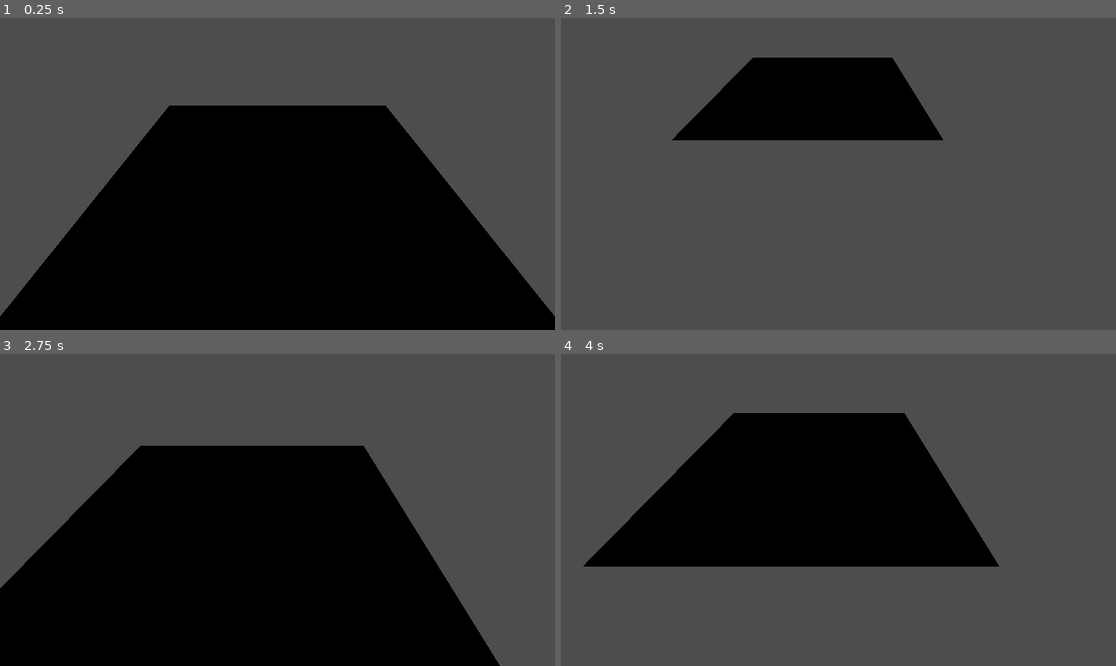
Above: before the commit, frames 1-4 (two rows, left to right).
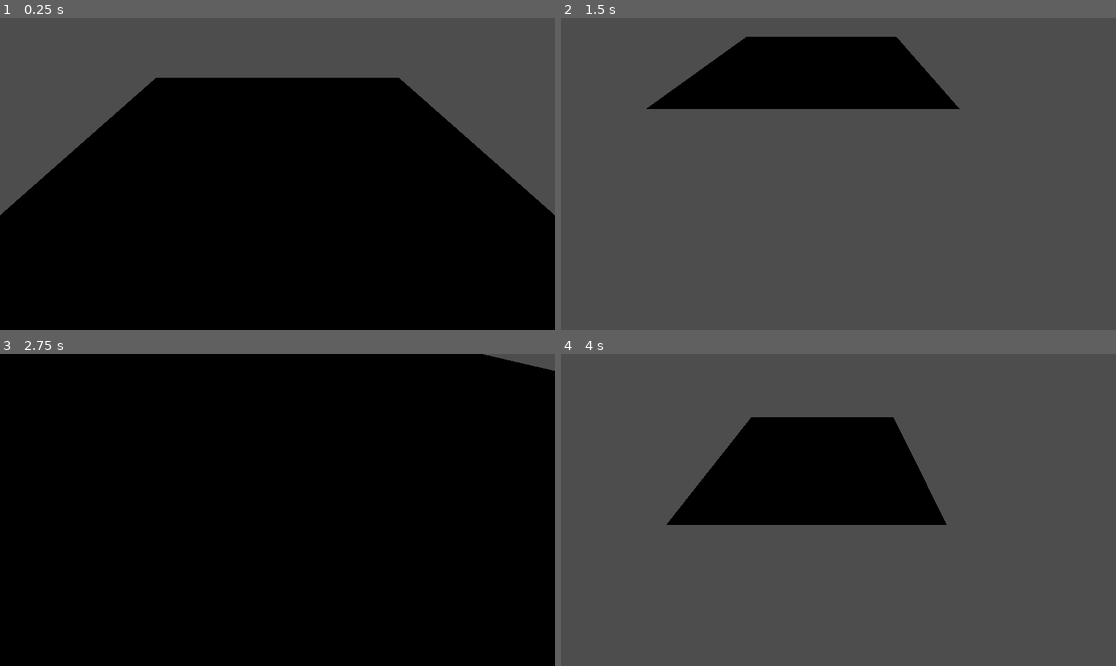
Above: after the commit, the same moments.

Repository: AdmiralRoboMurlok/Imperial-Crusade-WIP-name-
Game: Godot game, scene res://Camera/camera.tscn
The game is run twice, just before and just after one commit, with the same random seed, the same clock (stepped at 60 frames per second) and the same inputs.
Inputs (mouse positions are in pixels of both pictures, inside the frame that each line leads up to):
- Up to frame 1 (0.25 s): no input
- Up to frame 2 (1.5 s): tap Enter at 0.5 s; move the mouse to (960, 158) at 0.52 s; hold S (CameraBackward) 0.53-1.28 s; tap D (CameraEast) at 0.8, 1.35 s; move the mouse to (727, 189) at 1.27 s
- Up to frame 3 (2.75 s): tap W (CameraForward) at 1.55 s; tap Space at 2 s; move the mouse to (333, 441) at 2.02 s; hold W (CameraForward) from 2.03 s (still down); tap Mouse wheel up (ZoomIn, bound only after the commit) at 2.3 s
- Up to frame 4 (4 s): move the mouse to (810, 572) at 2.77 s; release W (CameraForward) at 2.78 s; tap Mouse wheel up (ZoomIn, bound only after the commit) at 2.85 s; tap Mouse wheel down (ZoomOut, bound only after the commit) at 3.05, 3.6 s; move the mouse to (1005, 556) at 3.52 s; hold S (CameraBackward) from 3.53 s (still down)

The runs differ from the first frame. In frame 1, 17% of the frame differs, in the area x 0-100%, y 19-96%; in frame 2, 8.8%; in frame 3, 51%, in the area x 0-100%, y 0-100%; in frame 4, 13%.

Commit message:
Dodanie zooma

Diff:
--- a/Camera/camera.gd
+++ b/Camera/camera.gd
@@ -2,7 +2,16 @@
 
 var camera_speed:float = 20.0;
 
-@onready var camera:Camera3D = $Camera3D;
+var camera_zoom_min:float = 10.0;
+var camera_zoom_max:float = 25.0;
+
+var camera_zoom_speed:float = 30.0;
+
+var camera_zoom_speed_damp:float = 0.92;
+
+var camera_zoom_direction:float;
+
+@onready var camera:Camera3D = $CameraSocket/Camera3D;
 
 # Called when the node enters the scene tree for the first time.
 func _ready() -> void:
@@ -11,6 +20,13 @@
 # Called every frame. 'delta' is the elapsed time since the previous frame.
 func _process(delta: float) -> void:
 	camera_base_move(delta);
+	camera_zoom(delta);
+
+func _unhandled_input(event: InputEvent) -> void:
+	if event.is_action("ZoomIn"):
+		camera_zoom_direction = -1;
+	if event.is_action("ZoomOut"):
+		camera_zoom_direction = 1;
 
 func camera_base_move(delta:float)-> void:
 	var VelocityDirection:Vector3 = Vector3.ZERO
@@ -24,10 +40,9 @@
 	if Input.is_action_pressed("CameraEast"):
 		VelocityDirection += transform.basis.x;
 
-		#To chyba można użyć do scrolla jednak nie, ale mam pomysł jak to zrobić by się dało
-	#if Input.is_action_pressed("CameraForward"):
-	#	VelocityDirection -= transform.basis.z;
-	#if Input.is_action_pressed("CameraBackward"):
-	#	VelocityDirection += transform.basis.z;
+	position += VelocityDirection.normalized() * delta * camera_speed
 
-	position += VelocityDirection.normalized() * delta * camera_speed;
+func camera_zoom(delta:float)->void:
+	var new_zoom:float = clamp(camera.position.z + camera_zoom_speed * camera_zoom_direction * delta, camera_zoom_min, camera_zoom_max);
+	camera.position.z = new_zoom
+	camera_zoom_direction *= camera_zoom_speed_damp
--- a/Camera/camera.tscn
+++ b/Camera/camera.tscn
@@ -5,13 +5,16 @@
 [sub_resource type="PlaneMesh" id="PlaneMesh_huf0m"]
 size = Vector2(20, 20)
 
-[node name="Worlde" type="Node3D"]
+[node name="World" type="Node3D"]
 
 [node name="Camera" type="Node3D" parent="."]
 script = ExtResource("1_magah")
 
-[node name="Camera3D" type="Camera3D" parent="Camera"]
-transform = Transform3D(1, 0, 0, 0, 0.707107, 0.707107, 0, -0.707107, 0.707107, 0, 8.81313, 7.70739)
+[node name="CameraSocket" type="Node3D" parent="Camera"]
+transform = Transform3D(1, 0, 0, 0, 0.707107, 0.707107, 0, -0.707107, 0.707107, 0, 8.38902, -19.4221)
+
+[node name="Camera3D" type="Camera3D" parent="Camera/CameraSocket"]
+transform = Transform3D(1, 0, 0, 0, 1, 0, 0, 0, 1, 0, -20.527, 17.4745)
 
 [node name="MeshInstance3D" type="MeshInstance3D" parent="."]
 mesh = SubResource("PlaneMesh_huf0m")
--- a/project.godot
+++ b/project.godot
@@ -41,3 +41,13 @@
 "events": [Object(InputEventKey,"resource_local_to_scene":false,"resource_name":"","device":-1,"window_id":0,"alt_press …(192 unchanged characters)…
 ]
 }
+ZoomIn={
+"deadzone": 0.5,
+"events": [Object(InputEventMouseButton,"resource_local_to_scene":false,"resource_name":"","device":-1,"window_id":0,"alt_pressed":false,"shift_pressed":false,"ctrl_pressed":false,"meta_pressed":false,"button_mask":0,"position":Vector2(0, 0),"global_position":Vector2(0, 0),"factor":1.0,"button_index":4,"canceled":false,"pressed":false,"double_click":false,"script":null)
+]
+}
+ZoomOut={
+"deadzone": 0.5,
+"events": [Object(InputEventMouseButton,"resource_local_to_scene":false,"resource_name":"","device":-1,"window_id":0,"alt_pressed":false,"shift_pressed":false,"ctrl_pressed":false,"meta_pressed":false,"button_mask":0,"position":Vector2(0, 0),"global_position":Vector2(0, 0),"factor":1.0,"button_index":5,"canceled":false,"pressed":false,"double_click":false,"script":null)
+]
+}
